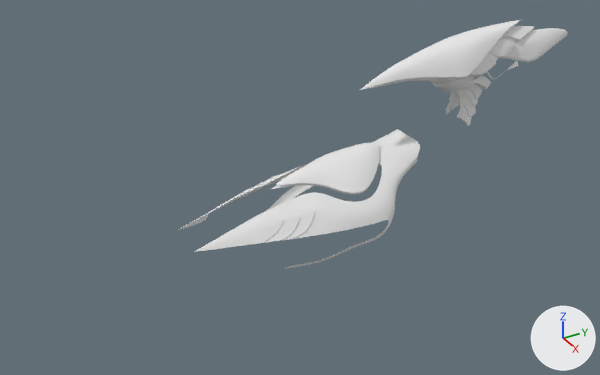
A saved change to the Blender file DragonNose.blend.
Before and after are seen from a 50 mm camera at (10.51, -9.01, 7.12) aimed at (-0.18, -2.73, 0.26). Every picture has the same lights, and +X, +Y and +Z are marked at lower right. The same objects are shown in both versions, whatever each file hides.

The scene before the commit, as lines of its bpy script (objects in view):
```python
me_cube = bpy.data.meshes.new('Cube')
me_cube.from_pydata(...)  # 683 vertices, 501 faces, 114 loose edges; spans x 0.0..1.17, y -4.95..3.21, z -0.62..2.52
me_cube.polygons.foreach_set('use_smooth', [True] * 501)
me_cube.materials.append(mat_material)  # white #e7e7e7
ob_cube = bpy.data.objects.new('Cube', me_cube)
ob_cube.location = (0.0, 0.0, 0.0)
_m = ob_cube.modifiers.new('Mirror', 'MIRROR')
_m.use_clip = True
_m = ob_cube.modifiers.new('Subsurf', 'SUBSURF')
_m = ob_cube.modifiers.new('EdgeSplit', 'EDGE_SPLIT')
```
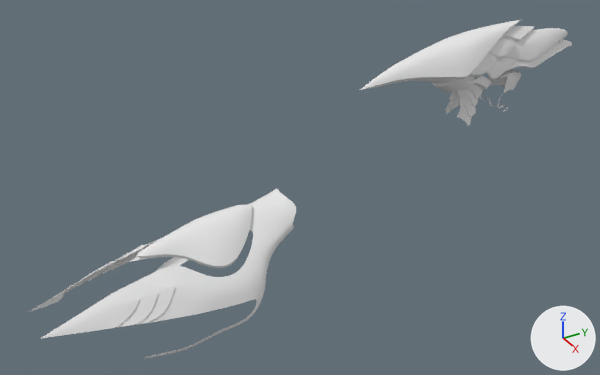
Edits to the bpy script that builds the scene:
```text
Change me_cube:
    used by ob_cube; location = (0.0, 0.0, 0.0)
    remove me_cube.from_pydata(...)  # 683 vertices, 501 faces, 114 loose edges; spans x 0.0..1.17, y -4.95..3.21, z -0.62..2.52
    add me_cube.from_pydata(...)  # 811 vertices, 659 faces, 63 loose edges; spans x 0.0..1.17, y -7.43..3.21, z -1.43..2.52
    me_cube part 1: the loose piece of 120 vertices spanning x 0.0..1.17, y -4.95..-0.6, z -0.62..0.88 is scaled about its middle by (1, 1, 1.21), then moved by (0.0, -2.48, -0.65)
    me_cube part 2: 15 vertices moved from x 0.1..0.36, y 0.73..1.26, z 1.03..2.36 to x 0.09..0.36, y 0.73..1.26, z 1.03..2.37; 20 vertices removed from x 0.0..0.35, y 0.98..1.95, z 0.88..2.0; 148 vertices added at x 0.0..0.48, y 0.66..3.15, z 0.68..2.24
```

Location of each change, (x1, y1, x2, y2) in pixels of the pictures (600 x 375 px; the box of a moved part takes in the faces that stretch with it):
'Cube', reshaped (39% wider, 36% taller)
    before: (176, 20, 567, 269)
    after: (29, 20, 572, 359)
part 1 of me_cube, moved or reshaped
    before: (176, 129, 420, 269)
    after: (29, 189, 296, 359)
part 2 of me_cube, built on
    before: (496, 34, 537, 62)
    after: (480, 28, 572, 112)
